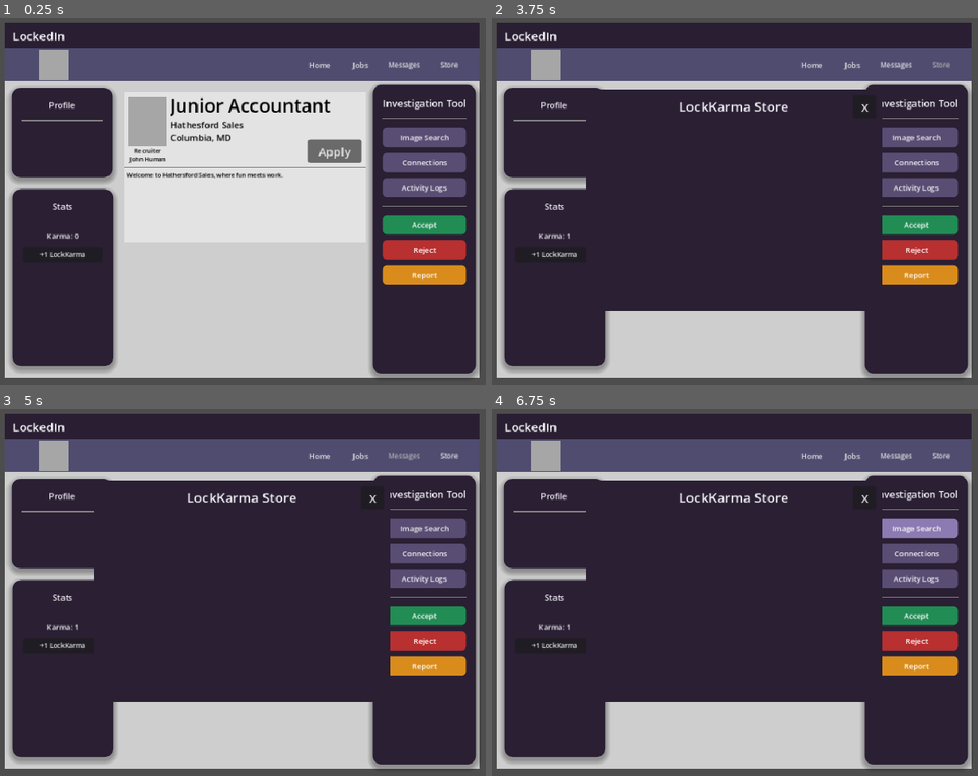
Above: before the commit, frames 1-4 (two rows, left to right).
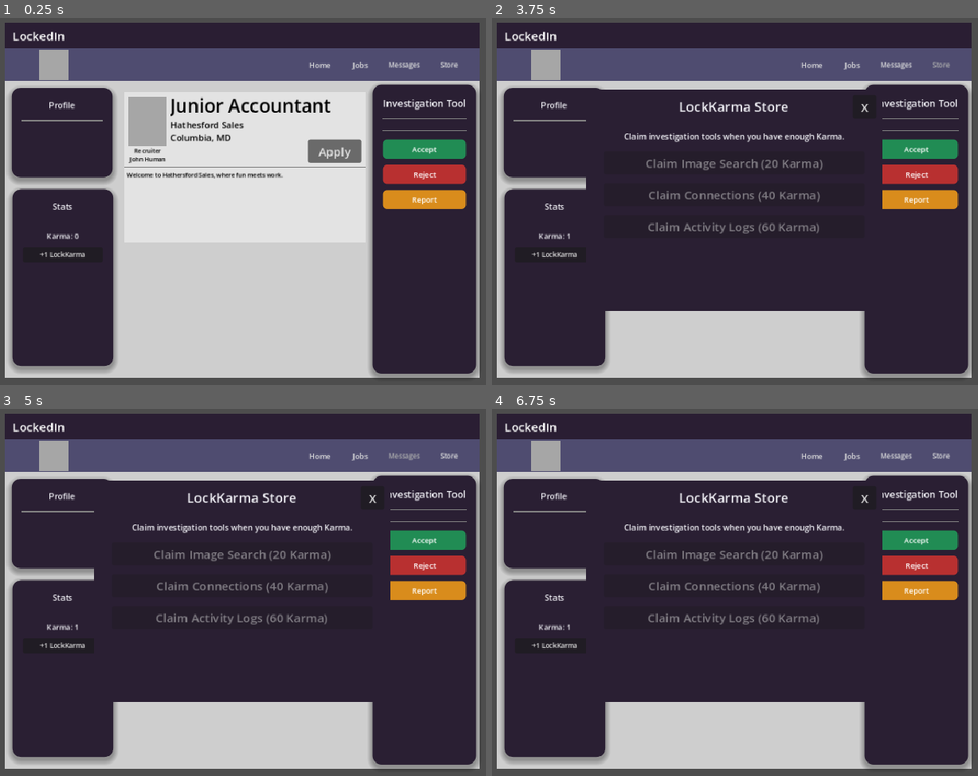
Above: after the commit, the same moments.

Repository: iimurpyh/linked-alien
Game: Godot game, scene res://main.tscn
Two runs of this game, one before a commit and one after it. Both use one fixed random seed, a clock stepped at 60 frames per second and the inputs below.
Inputs (mouse positions are in pixels of both pictures, inside the frame that each line leads up to):
- Up to frame 1 (0.25 s): no input
- Up to frame 2 (3.75 s): click "+1 LockKarma" at 0.5 s; click "Apply" at 1.25 s; click "Accept" at 2 s; click "Accept" at 2.75 s; click "Store" at 3.5 s
- Up to frame 3 (5 s): click "Messages" at 4.25 s
- Up to frame 4 (6.75 s): click "Jobs" at 5 s; click "Home" at 5.75 s; click (914, 530) at 6.5 s, where only the run before the commit has a clickable "Image Search"

The runs differ from the first frame. In frame 1, 6.6% of the frame differs, in the area x 78-97%, y 29-73%; in frame 2, 7.6%; in frame 3, 7.6%; in frame 4, 7.6%, in the area x 27-97%, y 29-73%.

Commit message:
Logic Added: connecting karma with the store

Diff:
--- a/KarmaStorePanel.tscn
+++ b/KarmaStorePanel.tscn
@@ -26,6 +26,38 @@
 text = "LockKarma Store"
 horizontal_alignment = 1
 
+[node name="StoreContent" type="VBoxContainer" parent="."]
+layout_mode = 1
+anchors_preset = 15
+anchor_right = 1.0
+anchor_bottom = 1.0
+offset_left = 24.0
+offset_top = 56.0
+offset_right = -24.0
+offset_bottom = -20.0
+grow_horizontal = 2
+grow_vertical = 2
+theme_override_constants/separation = 12
+
+[node name="InfoLabel" type="Label" parent="StoreContent"]
+layout_mode = 2
+theme_override_colors/font_color = Color(0.95, 0.95, 0.97, 1)
+theme_override_font_sizes/font_size = 11
+text = "Claim investigation tools when you have enough Karma."
+horizontal_alignment = 1
+
+[node name="ClaimImageSearchBtn" type="Button" parent="StoreContent"]
+layout_mode = 2
+text = "Claim Image Search (20 Karma)"
+
+[node name="ClaimConnectionsBtn" type="Button" parent="StoreContent"]
+layout_mode = 2
+text = "Claim Connections (40 Karma)"
+
+[node name="ClaimActivityLogBtn" type="Button" parent="StoreContent"]
+layout_mode = 2
+text = "Claim Activity Logs (60 Karma)"
+
 [node name="CloseBtn" type="Button" parent="."]
 layout_mode = 1
 anchors_preset = 1
--- a/main.gd
+++ b/main.gd
@@ -1,6 +1,9 @@
 extends Node2D
 
 var karma: int = 0
+var image_search_unlocked: bool = false
+var connections_unlocked: bool = false
+var activity_log_unlocked: bool = false
 
 @onready var home_btn = $UI/Window/App/Webpage/MenuBar/Home
 @onready var jobs_btn = $UI/Window/App/Webpage/MenuBar/Jobs
@@ -12,24 +15,64 @@
 @onready var add_karma_btn = $UI/Window/App/StatsPanel/MarginContainer/VBoxContainer/AddKarmaBtn
 @onready var karma_store_panel = $UI/Window/App/KarmaStorePanel
 @onready var close_store_btn = $UI/Window/App/KarmaStorePanel/CloseBtn
+@onready var claim_image_search_btn = $UI/Window/App/KarmaStorePanel/StoreContent/ClaimImageSearchBtn
+@onready var claim_connections_btn = $UI/Window/App/KarmaStorePanel/StoreContent/ClaimConnectionsBtn
+@onready var claim_activity_log_btn = $UI/Window/App/KarmaStorePanel/StoreContent/ClaimActivityLogBtn
+
+@onready var reverse_image_search_btn = $UI/Window/App/ToolkitPanel/MarginContainer/VBoxContainer/ReverseImageSearchBtn
+@onready var view_connections_btn = $UI/Window/App/ToolkitPanel/MarginContainer/VBoxContainer/ViewConnectionsBtn
+@onready var scan_profile_btn = $UI/Window/App/ToolkitPanel/MarginContainer/VBoxContainer/ScanProfileBtn
 
 func _ready():
 	# Connect karma buttons
 	add_karma_btn.pressed.connect(_on_add_karma_pressed)
 	close_store_btn.pressed.connect(_on_close_store_pressed)
 	store_btn.pressed.connect(_on_store_pressed)
+	claim_image_search_btn.pressed.connect(_on_claim_image_search_pressed)
+	claim_connections_btn.pressed.connect(_on_claim_connections_pressed)
+	claim_activity_log_btn.pressed.connect(_on_claim_activity_log_pressed)
 
 	# Connect menu buttons
 	home_btn.pressed.connect(_on_home_pressed)
 	jobs_btn.pressed.connect(_on_jobs_pressed)
 	messages_btn.pressed.connect(_on_messages_pressed)
 
+	update_investigation_tool_visibility()
+	update_store_buttons()
 	update_karma_display()
 
 func _on_add_karma_pressed():
 	karma += 1
 	update_karma_display()
+	update_store_buttons()
 	print("Karma increased to: ", karma)
+
+func _on_claim_image_search_pressed():
+	if image_search_unlocked:
+		return
+	if karma >= 20:
+		image_search_unlocked = true
+		update_investigation_tool_visibility()
+		update_store_buttons()
+		print("Image Search unlocked")
+
+func _on_claim_connections_pressed():
+	if connections_unlocked:
+		return
+	if karma >= 40:
+		connections_unlocked = true
+		update_investigation_tool_visibility()
+		update_store_buttons()
+		print("Connections unlocked")
+
+func _on_claim_activity_log_pressed():
+	if activity_log_unlocked:
+		return
+	if karma >= 60:
+		activity_log_unlocked = true
+		update_investigation_tool_visibility()
+		update_store_buttons()
+		print("Activity Logs unlocked")
 
 func _on_store_pressed():
 	karma_store_panel.visible = true
@@ -50,3 +93,30 @@
 
 func update_karma_display():
 	karma_label.text = "Karma: " + str(karma)
+
+func update_investigation_tool_visibility():
+	reverse_image_search_btn.visible = image_search_unlocked
+	view_connections_btn.visible = connections_unlocked
+	scan_profile_btn.visible = activity_log_unlocked
+
+func update_store_buttons():
+	if image_search_unlocked:
+		claim_image_search_btn.disabled = true
+		claim_image_search_btn.text = "Image Search (Claimed)"
+	else:
+		claim_image_search_btn.disabled = karma < 20
+		claim_image_search_btn.text = "Claim Image Search (20 Karma)"
+
+	if connections_unlocked:
+		claim_connections_btn.disabled = true
+		claim_connections_btn.text = "Connections (Claimed)"
+	else:
+		claim_connections_btn.disabled = karma < 40
+		claim_connections_btn.text = "Claim Connections (40 Karma)"
+
+	if activity_log_unlocked:
+		claim_activity_log_btn.disabled = true
+		claim_activity_log_btn.text = "Activity Logs (Claimed)"
+	else:
+		claim_activity_log_btn.disabled = karma < 60
+		claim_activity_log_btn.text = "Claim Activity Logs (60 Karma)"
Not shown: 1 places in main.tscn that only renumber resources
